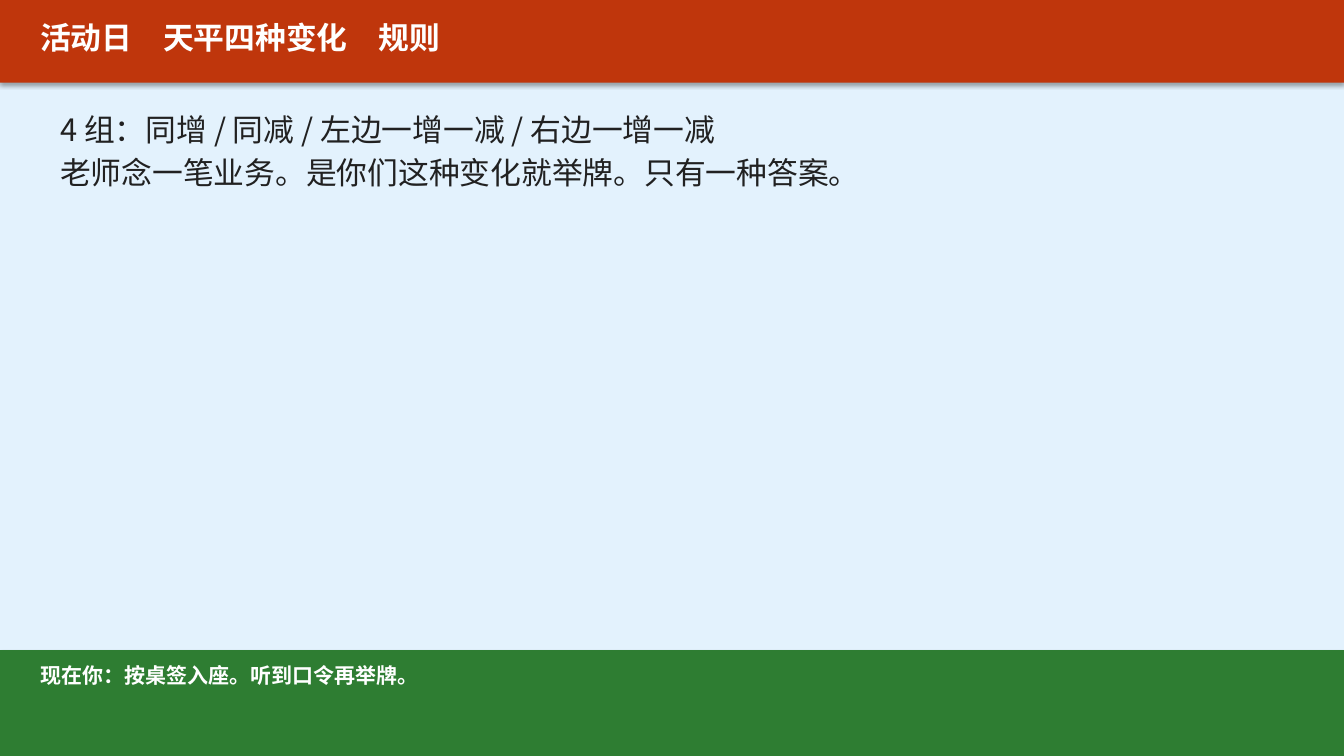
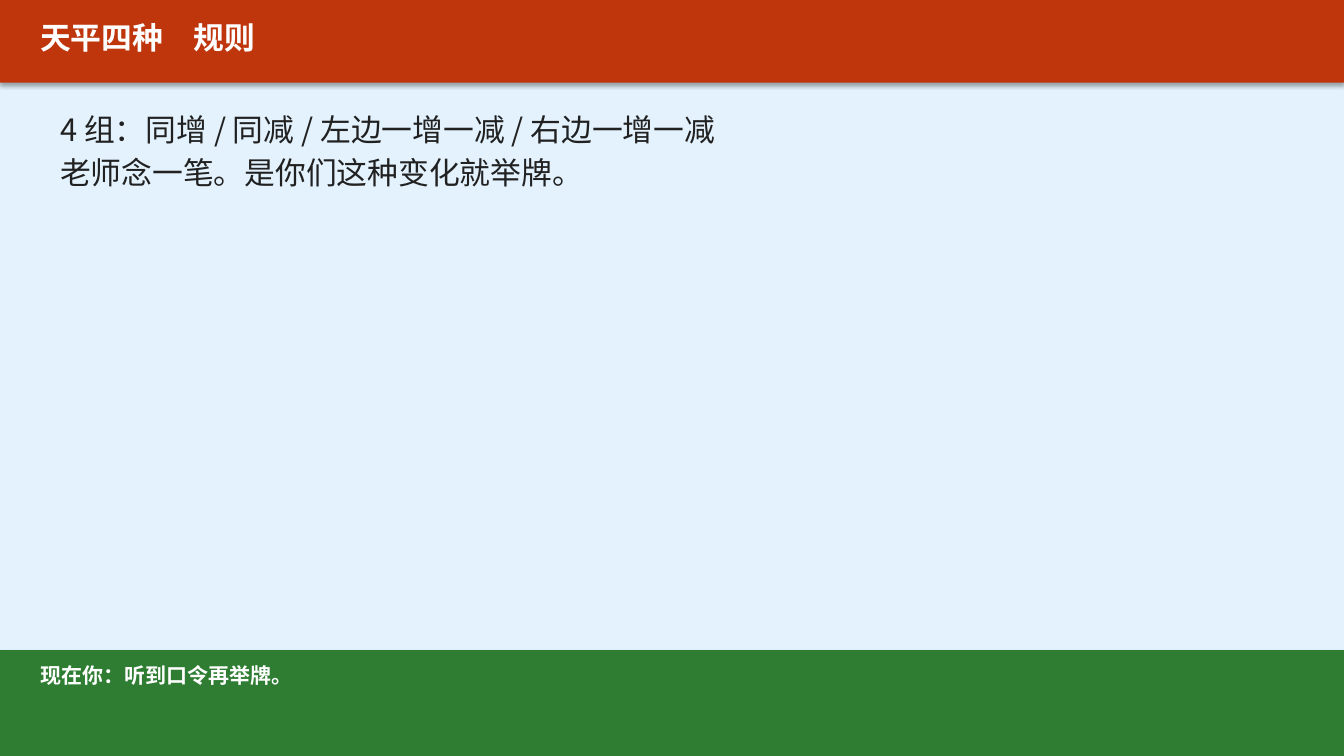
Before and after one commit to xuehui003-1/jichukuaiji, a slide deck: slide 21 of 90_通用工具_全学期复用/90-C14_课堂活动与课后任务_上课投影_v1.0_20260821.pptx (slide 31 before the commit). Drawn at 1344x756 pixels with LibreOffice and Linux fonts; fonts in the diff are those of the drawing. Boxes give left, top, right and bottom in pixels: in the first picture for what was removed or moved away, otherwise in the second. Text is boxed around its words. In the diff, an @@ line names an element or a change of style, - is before the commit and + after.

Commit message:
任务写在讲到那一页的课件上：项目一讲完四张图才布置连讲，项目四看完连环画才配音
C14改成活动日专用，平时下课看各项目收工页。删掉两句对话的假配音和未讲科目就考借贷。

```diff
--- a/90_通用工具_全学期复用/90-C14_课堂活动与课后任务_上课投影_v1.0_20260821.pptx
+++ b/90_通用工具_全学期复用/90-C14_课堂活动与课后任务_上课投影_v1.0_20260821.pptx
@@ text at bbox=[40, 23, 256, 52]: text changed @@
-活动日 天平四种变化 规则
+天平四种 规则
@@ text at bbox=[60, 158, 583, 187]: text changed @@
-老师念一笔业务。是你们这种变化就举牌。只有一种答案。
+老师念一笔。是你们这种变化就举牌。
@@ text at bbox=[40, 665, 292, 685]: text changed @@
-现在你：按桌签入座。听到口令再举牌。
+现在你：听到口令再举牌。
```
Also in this commit, not shown: 23 other slides changed, 1 slide added, 17 slides removed, 3 other files.
